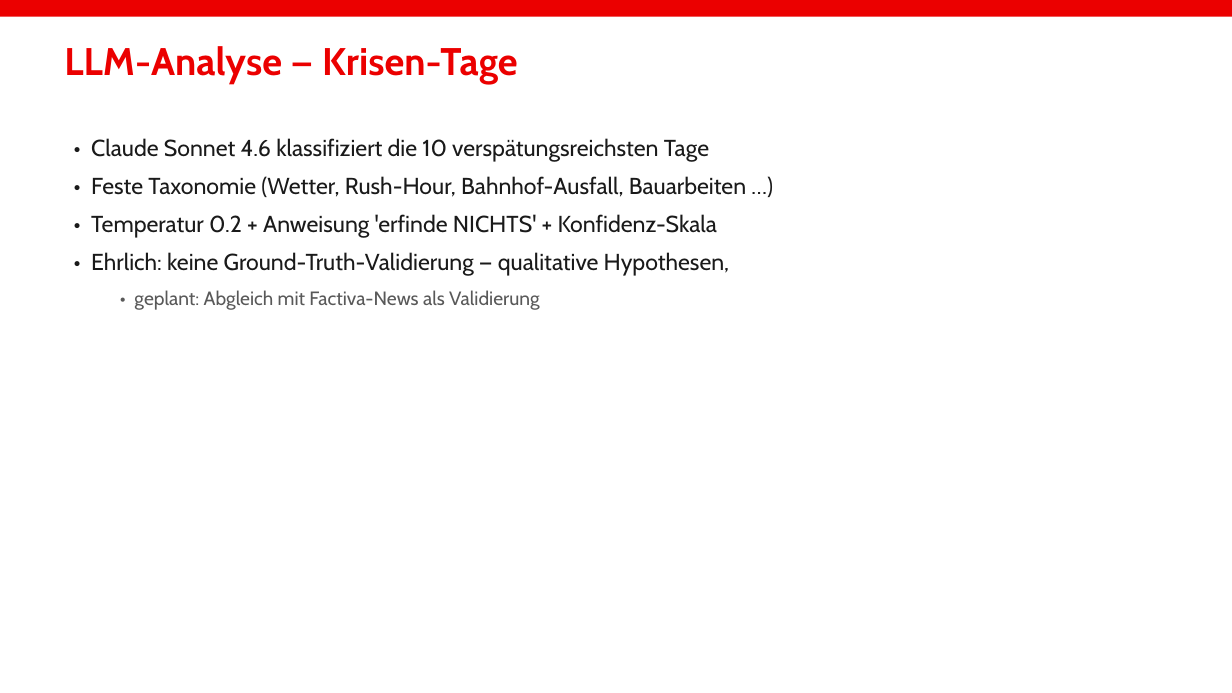
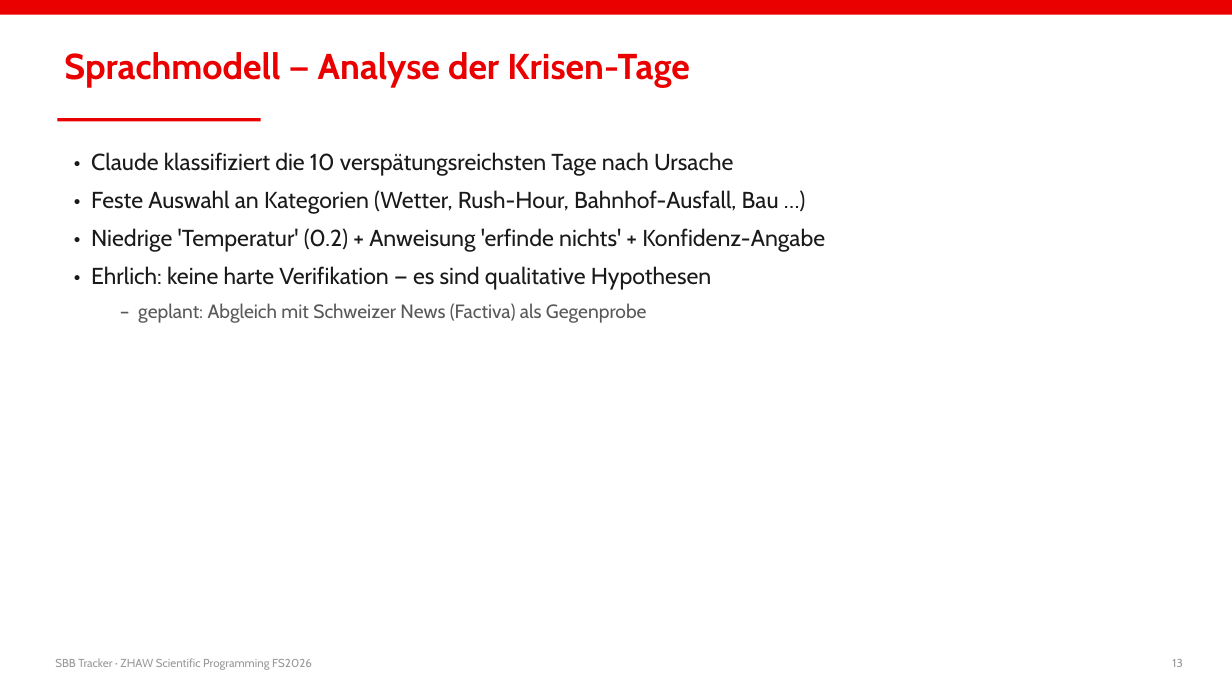
Before and after one commit to Mrgincinamon/SBB-Tracking, a slide deck: slide 13 of presentation/SBB_Tracker_Praesentation.pptx. Drawn at 1232x693 pixels with LibreOffice and Linux fonts; fonts in the diff are those of the drawing. Boxes give left, top, right and bottom in pixels: in the first picture for what was removed or moved away, otherwise in the second. Text is boxed around its words. In the diff, an @@ line names an element or a change of style, - is before the commit and + after.

```diff
--- a/presentation/SBB_Tracker_Praesentation.pptx
+++ b/presentation/SBB_Tracker_Praesentation.pptx
@@ text at bbox=[64, 52, 690, 88]: text changed; size 30 to 28 pt @@
-LLM-Analyse — Krisen-Tage
+Sprachmodell — Analyse der Krisen-Tage
@@ rectangle added at bbox=[57, 118, 261, 121], fill #EB0000 @@
@@ text at bbox=[91, 152, 825, 323]: text changed @@
-• Claude Sonnet 4.6 klassifiziert die 10 verspätungsreichsten Tage
-• Feste Taxonomie (Wetter, Rush-Hour, Bahnhof-Ausfall, Bauarbeiten …)
-• Temperatur 0.2 + Anweisung 'erfinde NICHTS' + Konfidenz-Skala
-• Ehrlich: keine Ground-Truth-Validierung — qualitative Hypothesen,
-  • geplant: Abgleich mit Factiva-News als Validierung
+• Claude klassifiziert die 10 verspätungsreichsten Tage nach Ursache
+• Feste Auswahl an Kategorien (Wetter, Rush-Hour, Bahnhof-Ausfall, Bau …)
+• Niedrige 'Temperatur' (0.2) + Anweisung 'erfinde nichts' + Konfidenz-Angabe
+• Ehrlich: keine harte Verifikation — es sind qualitative Hypothesen
+  – geplant: Abgleich mit Schweizer News (Factiva) als Gegenprobe
@@ text added at bbox=[55, 658, 312, 670], 9 pt, text #999999 @@
+SBB Tracker · ZHAW Scientific Programming FS2026
@@ text added at bbox=[1172, 659, 1182, 667], 9 pt, text #999999 @@
+13
```
Also in this commit, not shown: 13 other slides changed, 2 slides added, 2 slides removed, 1 other file.
